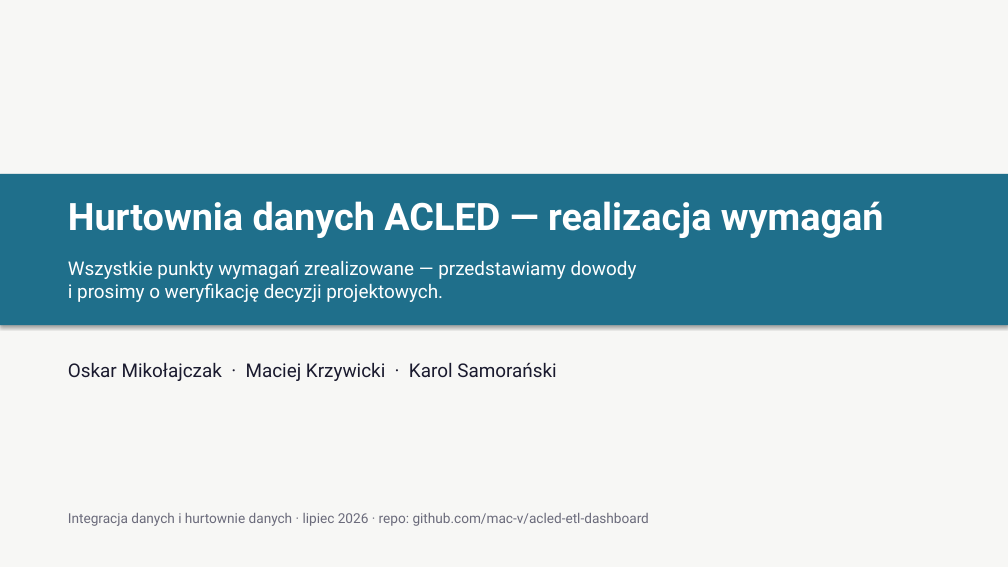
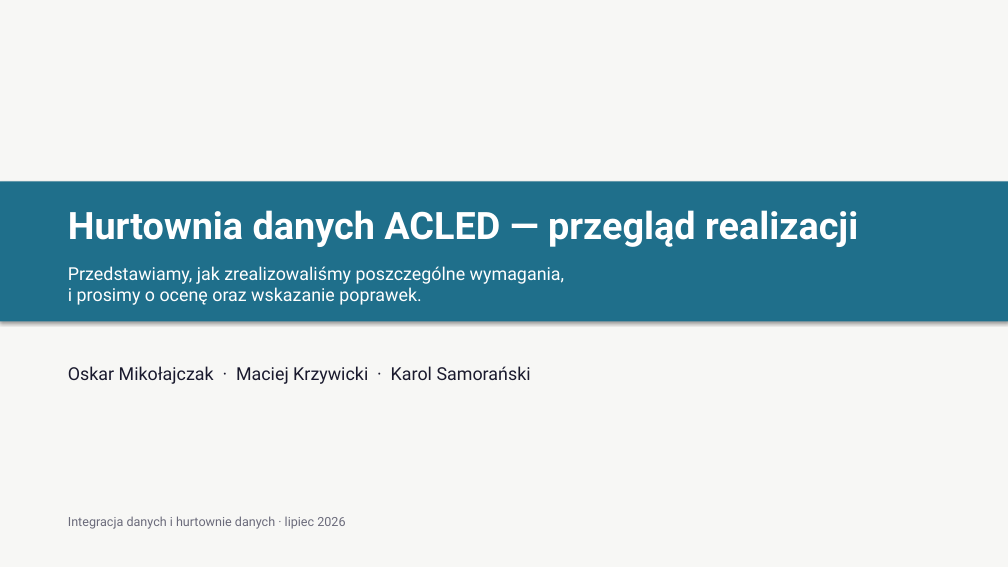
Before and after one commit to oskarfightingthekube/acled-etl-dashboard, a slide deck: slide 1 of docs/prezentacja_obrona.pptx. Drawn at 1008x567 pixels with LibreOffice and Linux fonts; fonts in the diff are those of the drawing. Boxes give left, top, right and bottom in pixels: in the first picture for what was removed or moved away, otherwise in the second. Text is boxed around its words. In the diff, an @@ line names an element or a change of style, - is before the commit and + after.

```diff
--- a/docs/prezentacja_obrona.pptx
+++ b/docs/prezentacja_obrona.pptx
@@ rectangle: place and size @@
-rectangle at (0, 174, 1008, 325)
+rectangle at (0, 181, 1008, 321)
@@ text at (68, 210, 858, 247): text changed @@
-Hurtownia danych ACLED — realizacja wymagań
+Hurtownia danych ACLED — przegląd realizacji
@@ text at (68, 266, 564, 305): text changed; size 18 to 17 pt @@
-Wszystkie punkty wymagań zrealizowane — przedstawiamy dowody
-i prosimy o weryfikację decyzji projektowych.
+Przedstawiamy, jak zrealizowaliśmy poszczególne wymagania,
+i prosimy o ocenę oraz wskazanie poprawek.
@@ text "Oskar Mikołajczak · Maciej Krzywicki ..." at (68, 366, 531, 384): size 18 to 17 pt @@
@@ text at (68, 516, 345, 529): text changed; size 13 to 12 pt @@
-Integracja danych i hurtownie danych · lipiec 2026 · repo: github.com/mac-v/acled-etl-dashboard
+Integracja danych i hurtownie danych · lipiec 2026
```
Also in this commit, not shown: 9 other slides changed, 4 slides added, 6 slides removed.
